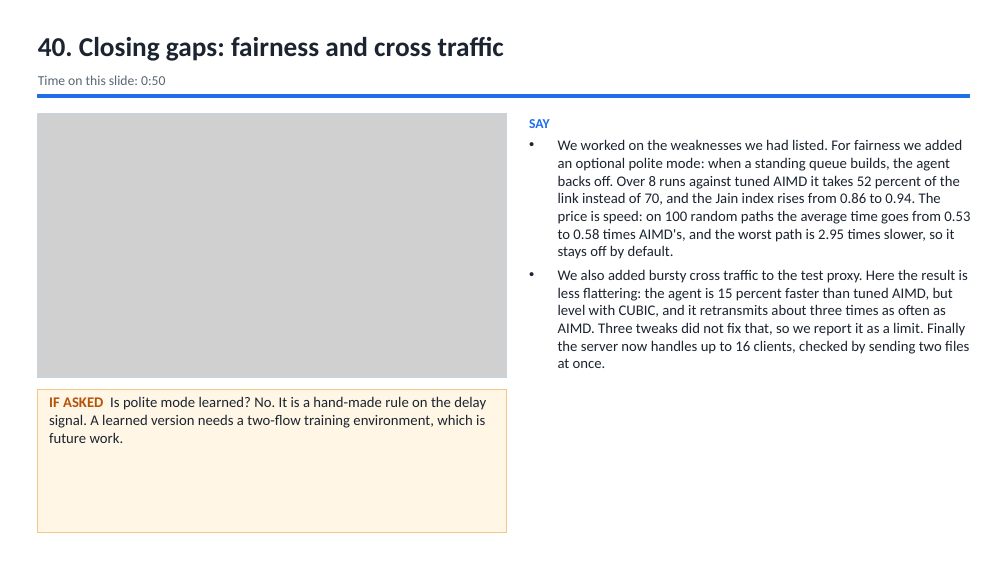
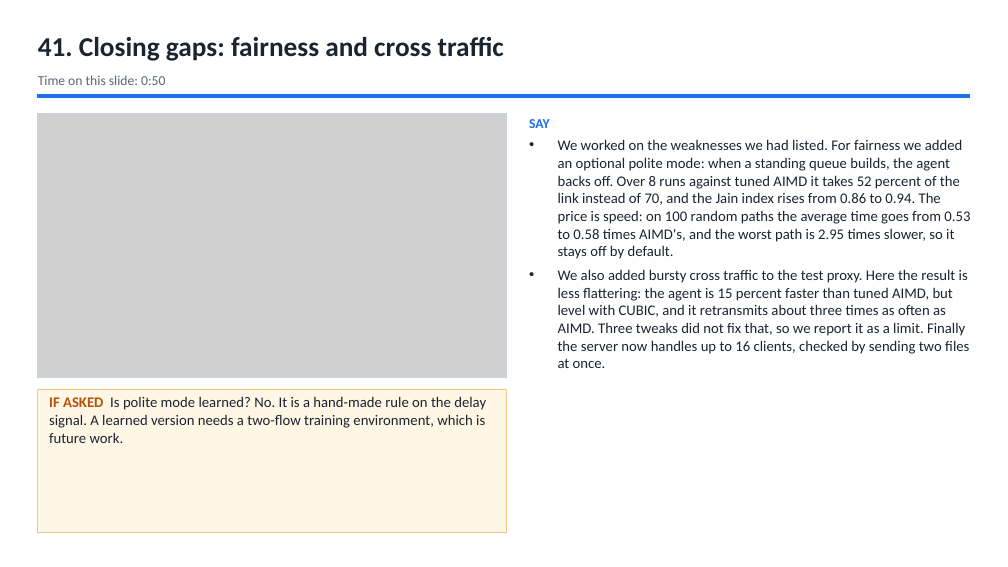
Before and after one commit to Capsturrrr/REPLIC, a slide deck: slide 43 of docs/final/RUDP_Host_Guide.pptx (slide 42 before the commit). Drawn at 1008x567 pixels with LibreOffice and Linux fonts; fonts in the diff are those of the drawing; grey boxes stand for pictures. Boxes give left, top, right and bottom in pixels: in the first picture for what was removed or moved away, otherwise in the second. Text is boxed around its words. In the diff, an @@ line names an element or a change of style, - is before the commit and + after.

```diff
--- a/docs/final/RUDP_Host_Guide.pptx
+++ b/docs/final/RUDP_Host_Guide.pptx
@@ text at [38, 37, 504, 61]: text changed @@
-40. Closing gaps: fairness and cross traffic
+41. Closing gaps: fairness and cross traffic
```
Also in this commit, not shown: 38 other slides changed, 1 slide added, 6 other files.
